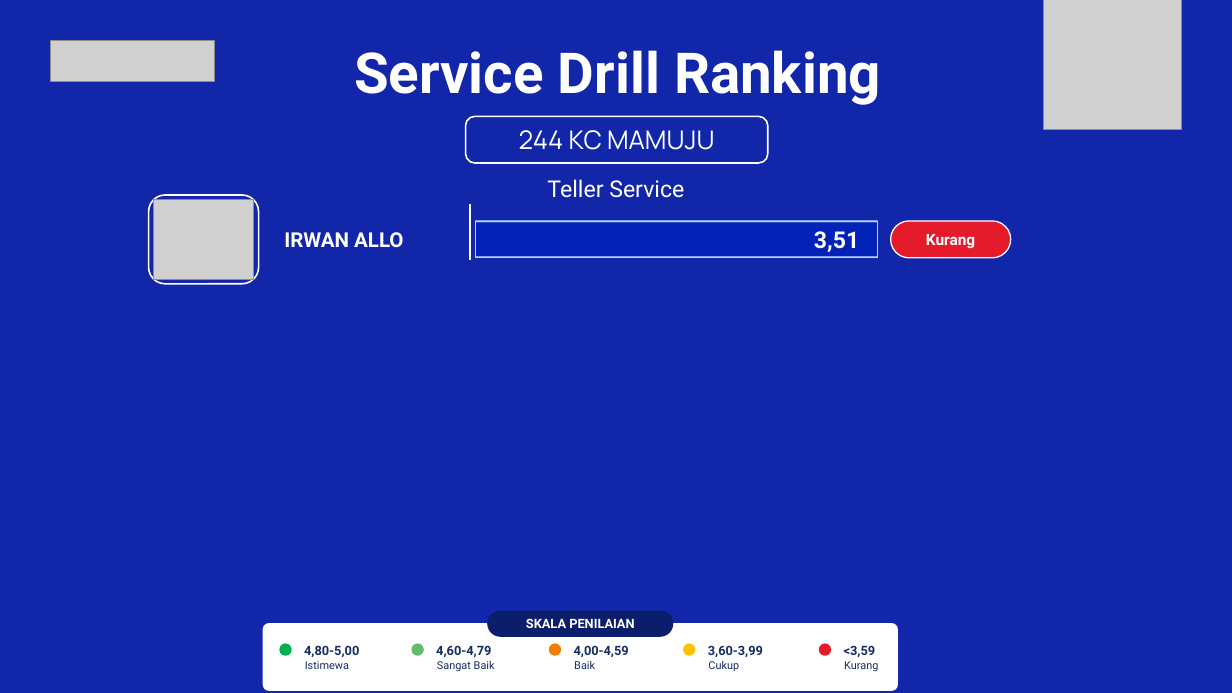
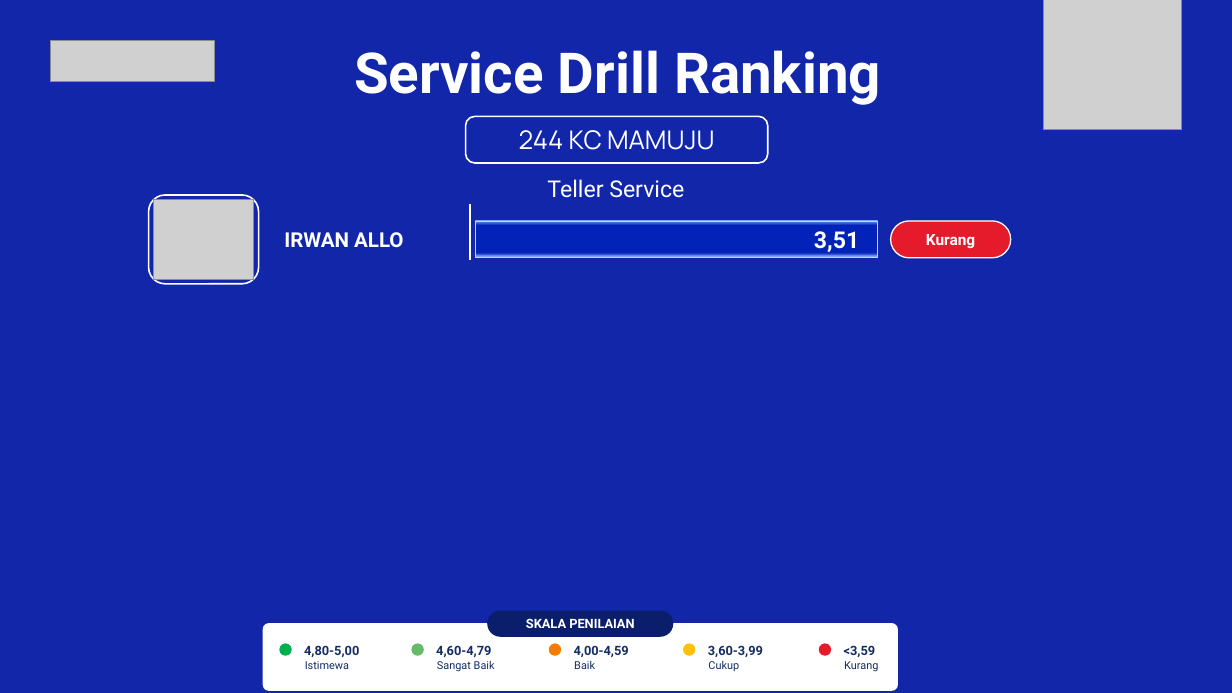
Before and after one commit to hengkiyudijanto/btn-sip, a slide deck: slide 2 of ranking-prod.pptx. Drawn at 1232x693 pixels with LibreOffice and Linux fonts; fonts in the diff are those of the drawing; grey boxes stand for pictures; background and template pictures are left out. Boxes give left, top, right and bottom in pixels: in the first picture for what was removed or moved away, otherwise in the second. Text is boxed around its words. In the diff, an @@ line names an element or a change of style, - is before the commit and + after.

```diff
--- a/ranking-prod.pptx
+++ b/ranking-prod.pptx
@@ rectangle at (476, 222, 878, 223): fill #5676DF to #6687E7; outline #5676DF 1 pt to #6687E7 1 pt @@
@@ rectangle at (476, 223, 878, 224): fill #2C4CCC to #4D6EDB; outline #2C4CCC 1 pt to #4D6EDB 1 pt @@
@@ rectangle added at (476, 224, 878, 225), fill #3554D0, outline #3554D0 1 pt @@
@@ rectangle added at (476, 225, 878, 226), fill #1C3BC4, outline #1C3BC4 1 pt @@
@@ rectangle at (476, 256, 878, 257): fill #5676DF to #6687E7; outline #5676DF 1 pt to #6687E7 1 pt @@
@@ rectangle added at (476, 253, 878, 254), fill #1C3BC4, outline #1C3BC4 1 pt @@
@@ rectangle added at (476, 254, 878, 255), fill #3554D0, outline #3554D0 1 pt @@
@@ rectangle added at (476, 255, 878, 256), fill #4D6EDB, outline #4D6EDB 1 pt @@
```
Also in this commit, not shown: 5 other files.
